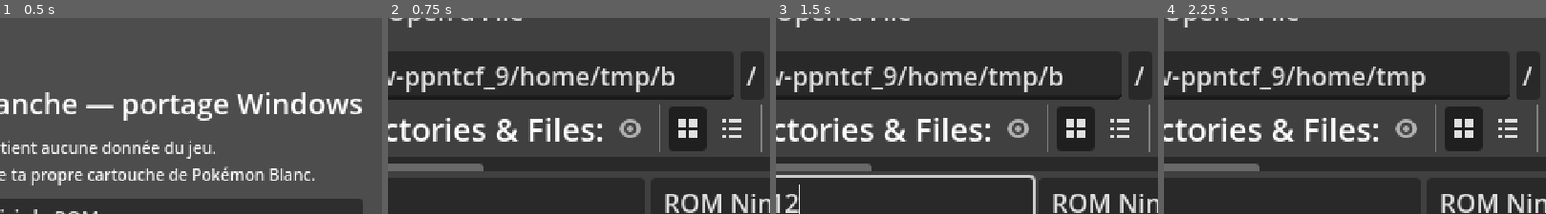
Above: before the commit, frames 1-4 (left to right).
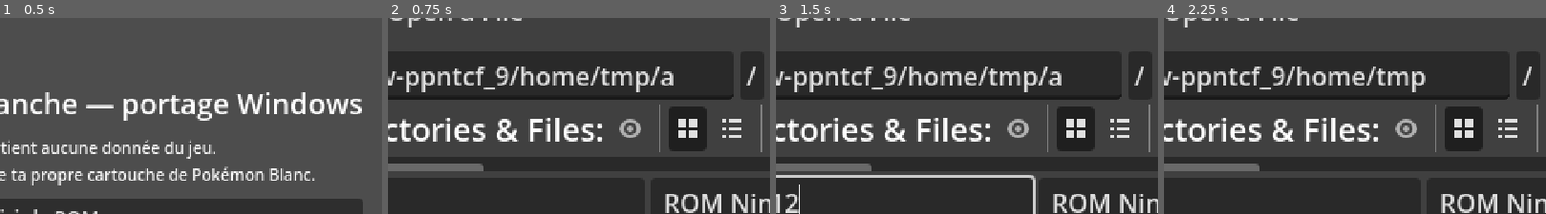
Above: after the commit, the same moments.

Repository: Brasegon/Pokemon-NB-x86
Game: Godot game, scene res://scenes/boot/boot.tscn
The game is run twice, just before and just after one commit, with the same random seed, the same clock (stepped at 60 frames per second) and the same inputs.
Inputs (mouse positions are % of the whole screen's width and height, from its top left):
- Up to frame 1 (0.5 s): no input
- Up to frame 2 (0.75 s): click "Choisir la ROM…" at 0.5 s
- Up to frame 3 (1.5 s): click (61, 56) at 1.27 s; type "12" at 1.35 s
- Up to frame 4 (2.25 s): click (16, 24) at 2 s
The pictures show only the part of the screen within x 45-95%, y 9-59%; the shares and areas given below are measured in that part.

Frame 1 is identical in both runs. In frame 2, 0.2% of the frame differs, in the area x 71-75%, y 24-35%; in frame 3, 0.2%; in frame 4, nothing differs.

Commit message:
Caméra : 0x140 ne détache plus la caméra (fin de la démonstration)
À la fin de la démonstration de la Route 1, la caméra restait fixe. Le
script garde son état (0x13F) une deuxième fois caméra détachée, la
rattache (0x142), puis libère l'état (0x140). Le moteur écrasait le premier
état gardé et 0x140 remettait la caméra détachée. Dans le jeu, 0x0218F7B8
ne garde rien tant qu'un état l'est déjà, et 0x0218F818 ne remet que le
mode de calcul : seules 0x141 et 0x142 changent le lien avec le héros.

Co-Authored-By: Claude Opus 5.5 <noreply@anthropic.com>

Diff:
--- a/engine/field/field_camera.gd
+++ b/engine/field/field_camera.gd
@@ -14,8 +14,8 @@
 ## x min, x max, z min, z max en unités DS ; genre 1, phase 0 : 0x0218F19C borne le point visé) :
 ## la caméra ne montre pas le dehors de la pièce.
 ##
-## Les scripts la déplacent (commandes 0x13F à 0x147) : save_state(), detach(), move_to(),
-## back_to_saved(), back_to_zone(), is_moving().
+## Les scripts la déplacent (commandes 0x13F à 0x147) : save_state(), release_state(), detach(),
+## attach(), move_to(), back_to_saved(), back_to_zone(), is_moving().
 
 const ENTRY_SIZE := 44
 ## Angles du jeu : 65536 = un tour.
@@ -164,19 +164,18 @@
 
 # --- Commandes des scripts ------------------------------------------------------------------
 
-## 0x13F : garde l'état de la caméra (0x140 le reprend).
+## 0x13F : garde l'état de la caméra (angles, distance, point visé) pour 0x144. Comme 0x0218F7B8,
+## rien n'est gardé tant qu'un état l'est déjà (indicateur en +0xF0 + 0x98) : le premier reste.
 func save_state() -> void:
-	_saved = {"state": _state.duplicate(), "attached": _attached, "point": _fixed_point}
-
-
-## 0x140 : reprend l'état gardé par 0x13F.
-func restore_state() -> void:
 	if _saved.is_empty():
-		return
-	_state = _saved.state.duplicate()
-	_attached = _saved.attached
-	_fixed_point = _saved.point
-	_move = {}
+		_saved = {"state": _state.duplicate(), "attached": _attached, "point": _fixed_point}
+
+
+## 0x140 : libère l'état gardé. 0x0218F818 remet le mode de calcul de la caméra et efface
+## l'indicateur, sans toucher à sa position ni à son lien avec le héros : seules 0x141 et 0x142 la
+## détachent et la rattachent (mot +0x1C).
+func release_state() -> void:
+	_saved = {}
 
 
 ## 0x141 : la caméra ne suit plus le héros (0x0218EBF4) ; 0x142 la rattache (0x0218EC00).
--- a/engine/field/field_scripts.gd
+++ b/engine/field/field_scripts.gd
@@ -560,7 +560,7 @@
 		return
 	match op:
 		0x13F: camera.save_state()
-		0x140: camera.restore_state()
+		0x140: camera.release_state()
 		0x141: camera.detach()
 		0x142: camera.attach()
 
--- a/engine/script/script_vm.gd
+++ b/engine/script/script_vm.gd
@@ -445,7 +445,7 @@
 			_wait = func(delta: float) -> bool: return host.building_animation_done(handle, delta)
 			return false
 		0x13F:
-			# Caméra des scènes (0x0218F098...) : on garde son état ; 0x140 le reprend.
+			# Caméra des scènes (0x0218F098...) : on garde son état ; 0x140 le libère.
 			host.camera_command(op)
 		0x140, 0x141, 0x142:
 			# 0x141 détache la caméra du héros (0x0218EBF4), 0x142 la rattache (0x0218EC00).
--- a/tests/test_world.gd
+++ b/tests/test_world.gd
@@ -256,6 +256,15 @@
 	for i in 31:
 		camera._process(1.0 / 30.0)
 	_check(not camera.is_moving() and camera._attached, "retour derrière le héros (0x147)")
+	# Comme à la fin de la démonstration de la Route 1 : 0x13F ne garde que le premier état
+	# (0x0218F7B8), 0x140 le libère sans détacher la caméra (seules 0x141 et 0x142 le font).
+	camera.save_state()
+	camera.detach()
+	camera.save_state()
+	var first_kept: bool = camera._saved.attached
+	camera.attach()
+	camera.release_state()
+	_check(first_kept and camera._attached and camera._saved.is_empty(), "0x13F garde le premier état, 0x140 laisse la caméra suivre le héros")
 	camera.queue_free()
 	hero.queue_free()
 
Not shown, changed: docs/FORMATS.md
